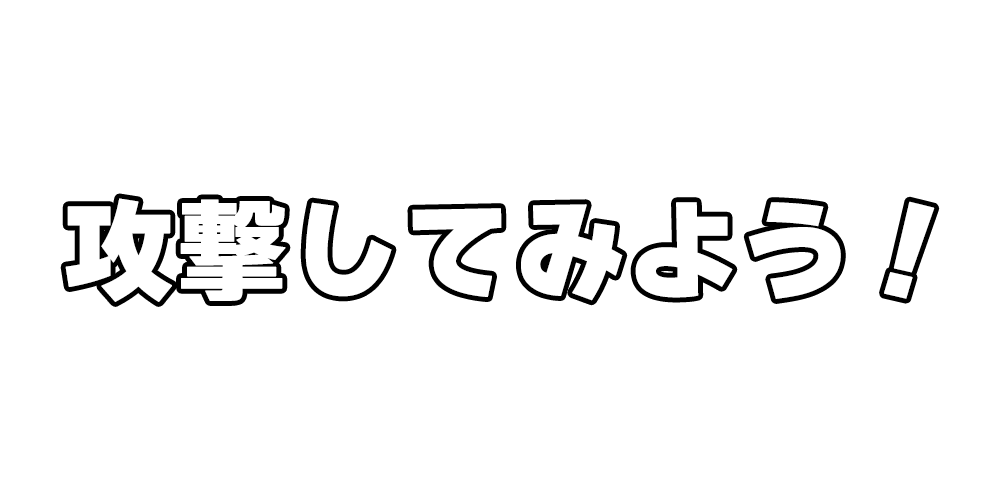
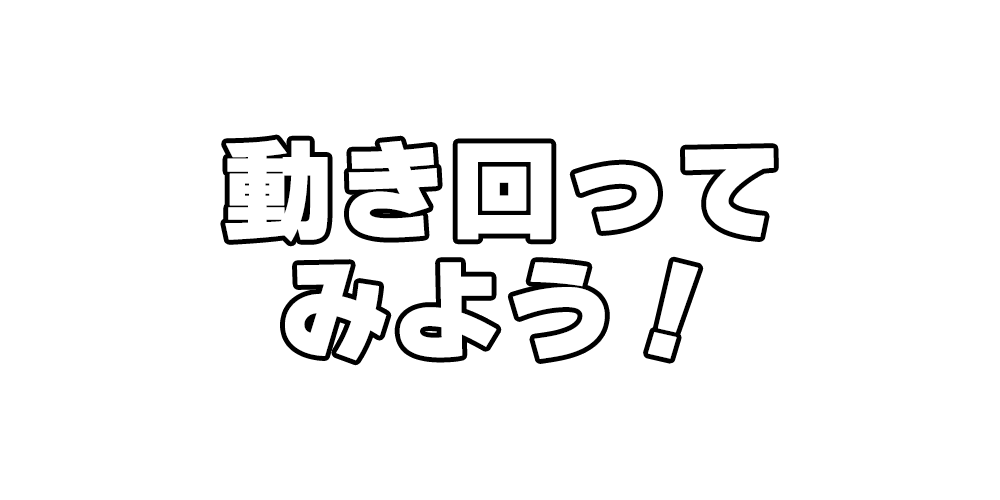
Layered file, before and after one edit (w=1000, h=500). Changes by layer:
renamed "guide003" to "guide004", hid the group it (1 layers), moved it above "guide003" over bbox(65, 155, 935, 366)
renamed "攻撃してみよう！" to "自由に練習 してみよう！", painted on it over bbox(65, 155, 935, 366)
showed group "guide000" (1 layers) over bbox(225, 139, 774, 361)
